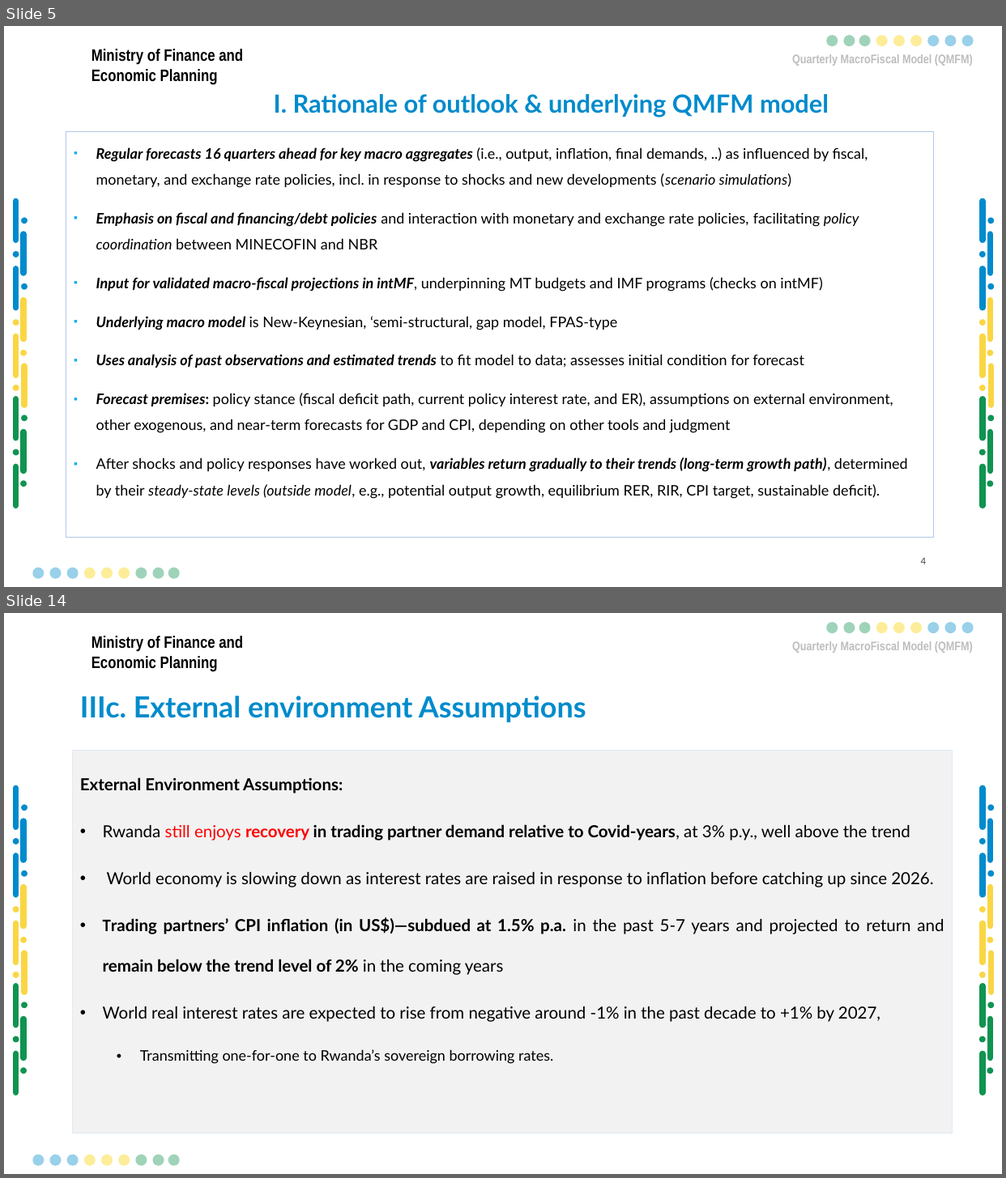
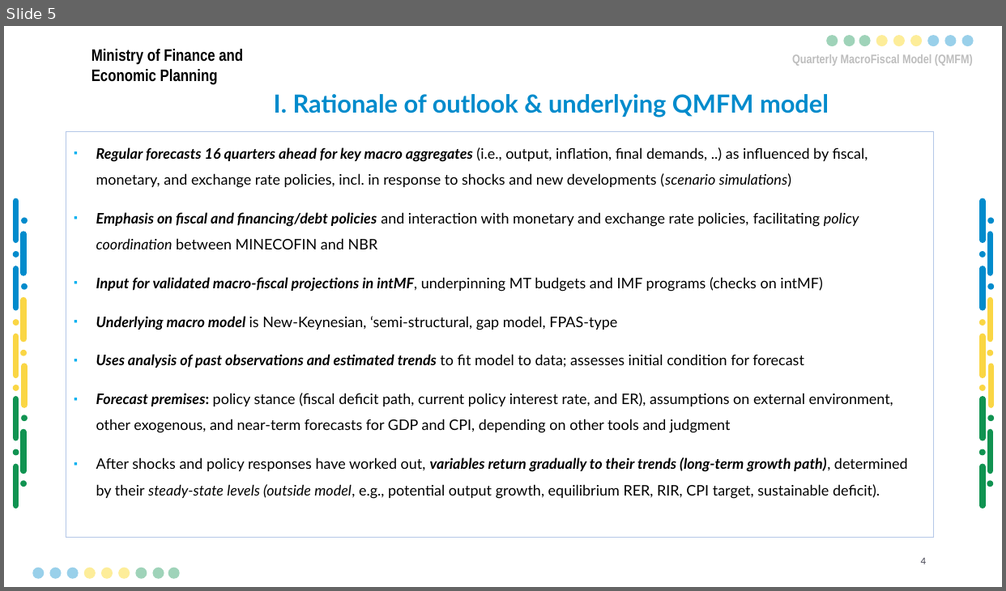
Before and after one commit to Karenzo2150/QMFM, a slide deck: docs/Presentations & BriefNotes/2025/September-round/QMFM Sept 2024 round Summary Outlook Presentation-LK March2ak-EvMRev - Copy.pptx. Shown one above the other, each under a label of ours: slides 5 and 14 before the commit, slide 5 after it; the slides between them are not shown. The pictures are 1006x1178 and 1006x591 pixels, drawn with LibreOffice and Linux fonts; fonts in the diff are those of the drawing; background and template pictures are left out. Boxes give left, top, right and bottom in pixels: in the first picture for what was removed or moved away, otherwise in the second. Text is boxed around its words. In the diff, an @@ line names an element or a change of style, - is before the commit and + after.

```diff
--- a/docs/Presentations & BriefNotes/2025/September-round/QMFM Sept 2024 round Summary Outlook Presentation-LK March2ak-EvMRev - Copy.pptx
+++ b/docs/Presentations & BriefNotes/2025/September-round/QMFM Sept 2024 round Summary Outlook Presentation-LK March2ak-EvMRev - Copy.pptx
@@ slide 14 removed at (x1=4, y1=613, x2=1002, y2=1174), background #FFFFFF; not listed: 56 template elements that a slide beside it also shows @@
@@ title removed at (x1=80, y1=696, x2=586, y2=722) @@
-IIIc. External environment Assumptions
@@ rectangle removed at (x1=73, y1=750, x2=953, y2=1133) @@
-External Environment Assumptions:
-• Rwanda still enjoys recovery in trading partner demand relative to Covid-years, at 3% p.y., well above the trend
-• World economy is slowing down as interest rates are raised in response to inflation before catching up since 2026.
-• Trading partners’ CPI inflation (in US$)—subdued at 1.5% p.a. in the past 5-7 years and projected to return and remain below the trend level of 2% in the coming years
-• World real interest rates are expected to rise from negative around -1% in the past decade to +1% by 2027,
-  • Transmitting one-for-one to Rwanda’s sovereign borrowing rates.
```
Also in this commit, not shown: 8 slides changed, 1 slide added, 17 other slides removed, 1 other file.
